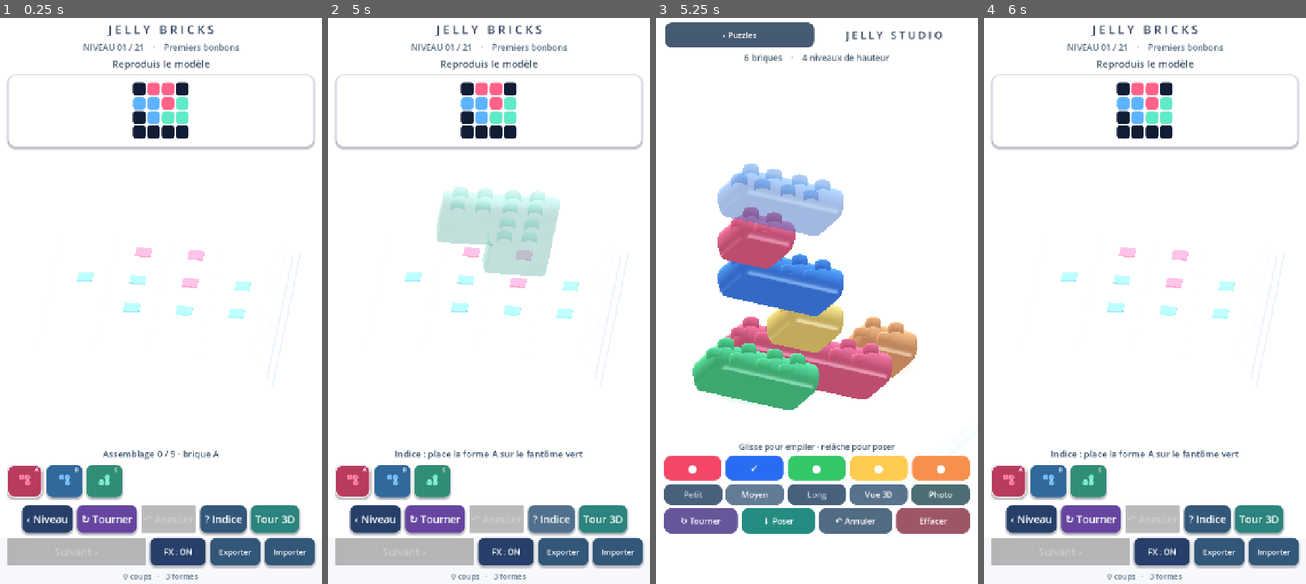
Above: before the commit, frames 1-4 (left to right).
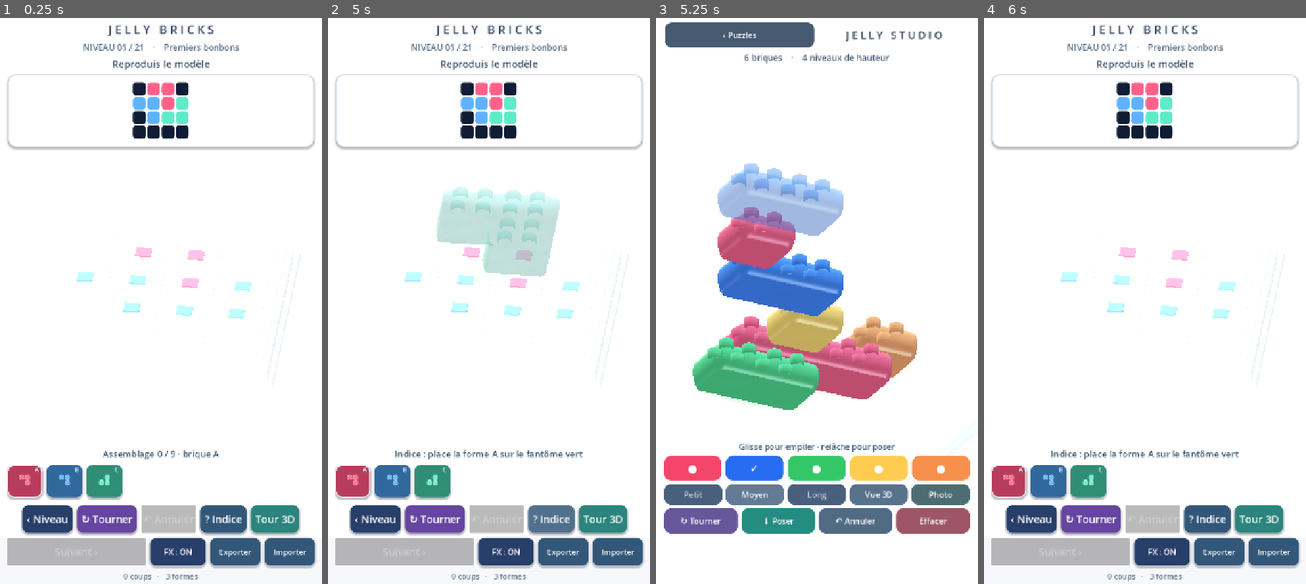
Above: after the commit, the same moments.

Repository: dbrckk/Jelly-bricks
Game: Godot game, scene res://scenes/main.tscn
Two runs of this game, one before a commit and one after it. Both use one fixed random seed, a clock stepped at 60 frames per second and the inputs below.
Inputs (mouse positions are in pixels of both pictures, inside the frame that each line leads up to):
- Up to frame 1 (0.25 s): no input
- Up to frame 2 (5 s): click (353, 482) at 0.52 s; click (392, 482) at 1.27 s; click (431, 482) at 2.02 s; click "‹ Niveau" at 2.75 s; click "↻ Tourner" at 3.5 s; click "? Indice" at 4.25 s
- Up to frame 3 (5.25 s): click "Tour 3D" at 5 s
- Up to frame 4 (6 s): click "‹ Puzzles" at 5.75 s

Frames 1-2 are identical in both runs. In frame 3, 0.2% of the frame differs, in the area x 15-77%, y 25-63%; in frame 4, nothing differs.

Commit message:
render(native): reuse flat-top stud mesh in stacked studio MultiMesh without altering authored puzzles

Diff:
--- a/native-godot/scripts/stack_mode.gd
+++ b/native-godot/scripts/stack_mode.gd
@@ -28,6 +28,9 @@
 var preview_signature: String = ""
 var preview_target: Vector3
 var brick_nodes: Array[Node3D] = []
+# Single shared authored stud mesh; all 32 studio bricks still use
+# MultiMesh batching rather than allocating individual cylinders.
+var studio_stud_mesh: ArrayMesh
 var motion_tweens: Array[Tween] = []
 var contact_material: ShaderMaterial
 var caustic_batch: MultiMeshInstance3D
@@ -100,6 +103,7 @@
         preview_node.position = preview_node.position.lerp(preview_target, t)
 
 func _build_scene() -> void:
+    studio_stud_mesh = GEL.build_studio_stud()
     contact_material = ShaderMaterial.new()
     contact_material.shader = preload("res://shaders/contact_shadow.gdshader")
     contact_material.set_shader_parameter("strength", .35)
@@ -616,7 +620,9 @@
 
     var instances := MultiMesh.new()
     instances.transform_format = MultiMesh.TRANSFORM_3D
-    instances.mesh = host.stud_mesh
+    # The 21 puzzle stages still use host.stud_mesh, unchanged. Only the
+    # 3D studio uses shorter flat-topped molded studs.
+    instances.mesh = studio_stud_mesh
     instances.instance_count = cells.size() * 4
     var idx := 0
     for cell in cells:
